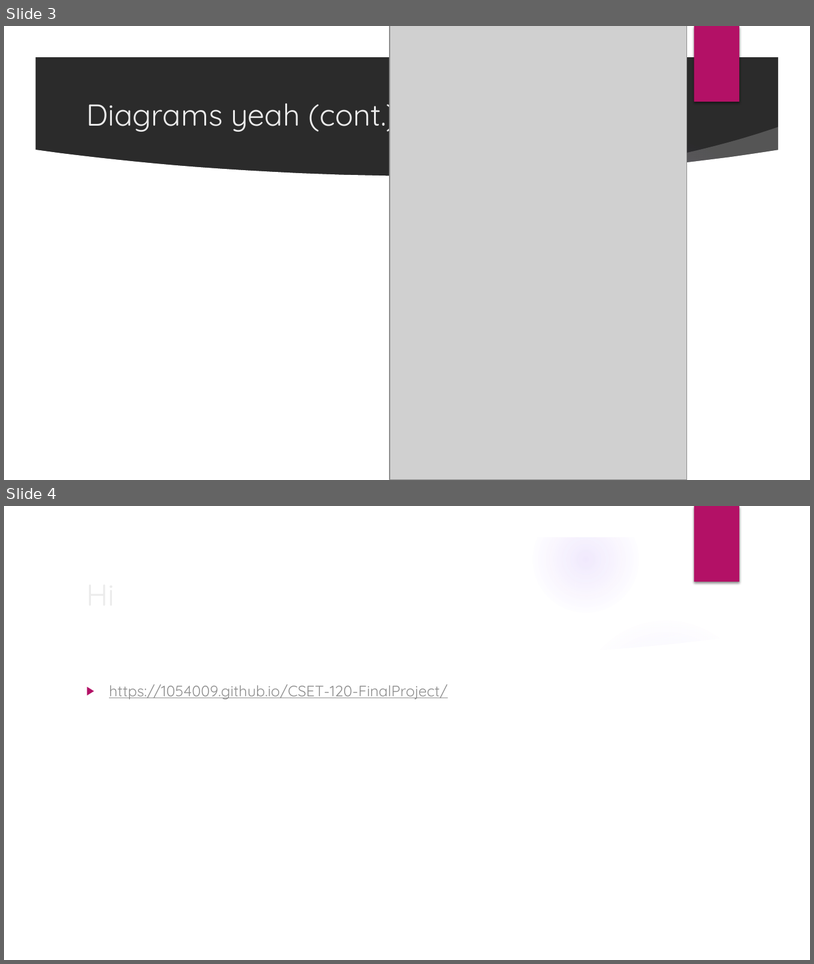
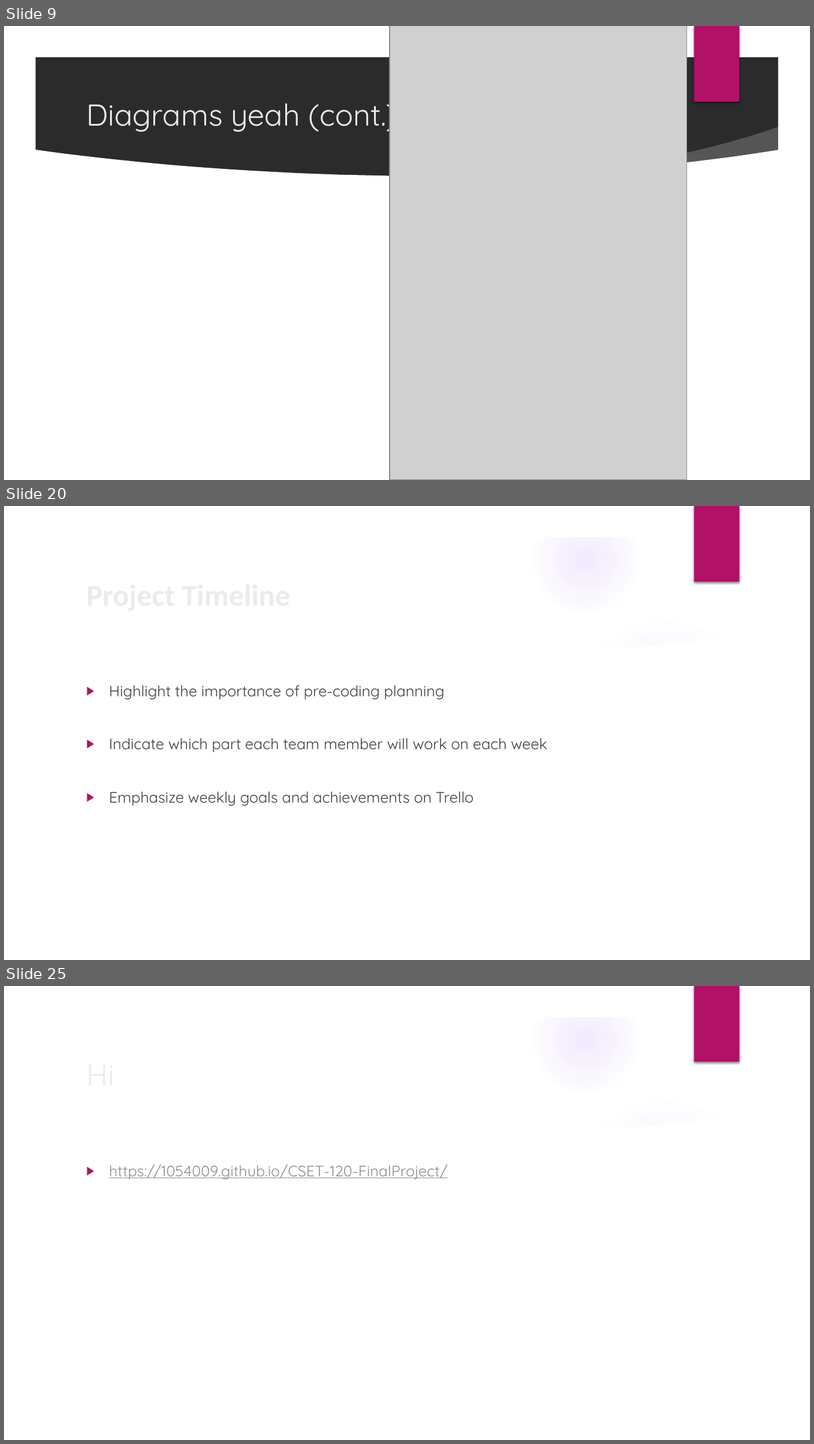
Before and after one commit to old-account-dont-use/CSET-120-FinalProject, a slide deck: docs/Presentation.pptx. Shown one above the other, each under a label of ours: slides 3 and 4 before the commit, slides 9, 20 and 25 after it; the slides between them are not shown. The pictures are 814x964 and 814x1444 pixels, drawn with LibreOffice and Linux fonts; fonts in the diff are those of the drawing; grey boxes stand for pictures; background and template pictures are left out; a plain dark background stands for a picture behind light text. Boxes give left, top, right and bottom in pixels: in the first picture for what was removed or moved away, otherwise in the second. Text is boxed around its words. In the diff, an @@ line names an element or a change of style, - is before the commit and + after.

```diff
--- a/docs/Presentation.pptx
+++ b/docs/Presentation.pptx
@@ slide 20 added at [4,506,810,960], background picture (left out); not listed: 9 template elements that a slide beside it also shows @@
@@ title added at [80,570,660,617], 36 pt, text #EBEBEB, bold @@
+Project Timeline
@@ text added at [109,685,547,805], 18 pt, text #404040 @@
+▶ Highlight the importance of pre-coding planning
+▶ Indicate which part each team member will work on each week
+▶ Emphasize weekly goals and achievements on Trello
@@ what was slide 3 is now slide 9 @@
@@ what was slide 4 is now slide 25 @@
```
Also in this commit, not shown: 1 slide changed, 20 other slides added, 5 other files.
